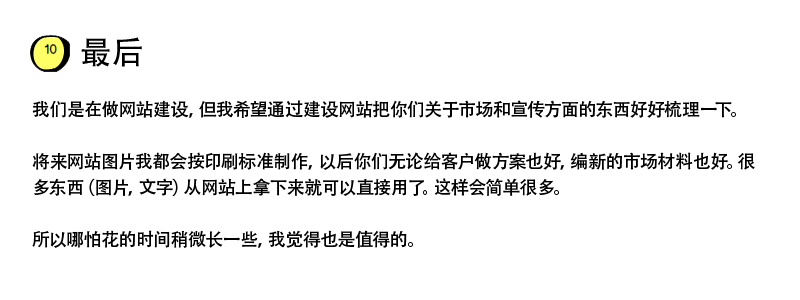
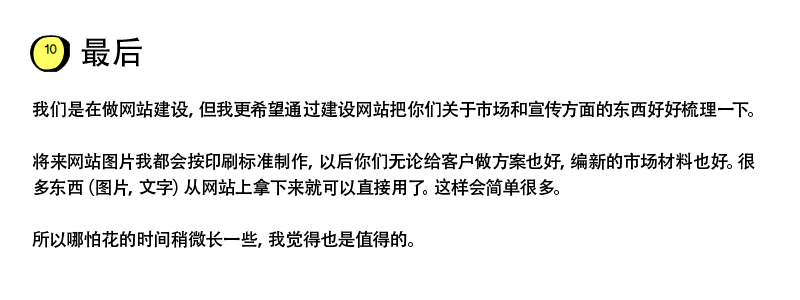
Layered file, before and after one edit (800px x 300px). Changes by layer:
renamed "最后 我们是在做网站建设，但我希望通过建设网站把你们关于市场和宣传方面的东西好好梳理一下。 将来网站图片" to "最后 我们是在做网站建设，但我更希望通过建设网站把你们关于市场和宣传方面的东西好好梳理一下。 将来网站图", painted on it over [233, 100, 753, 118]
